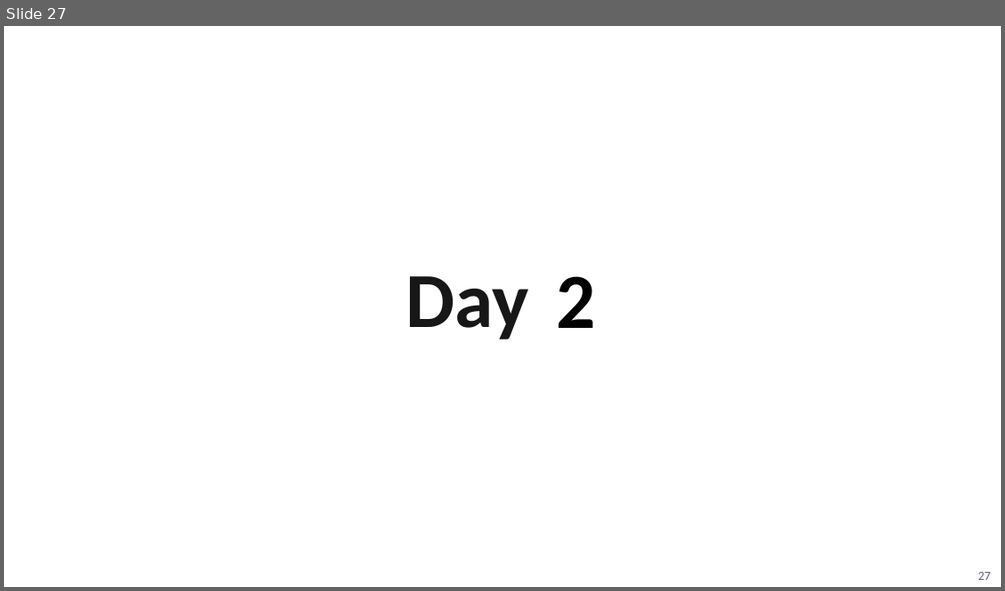
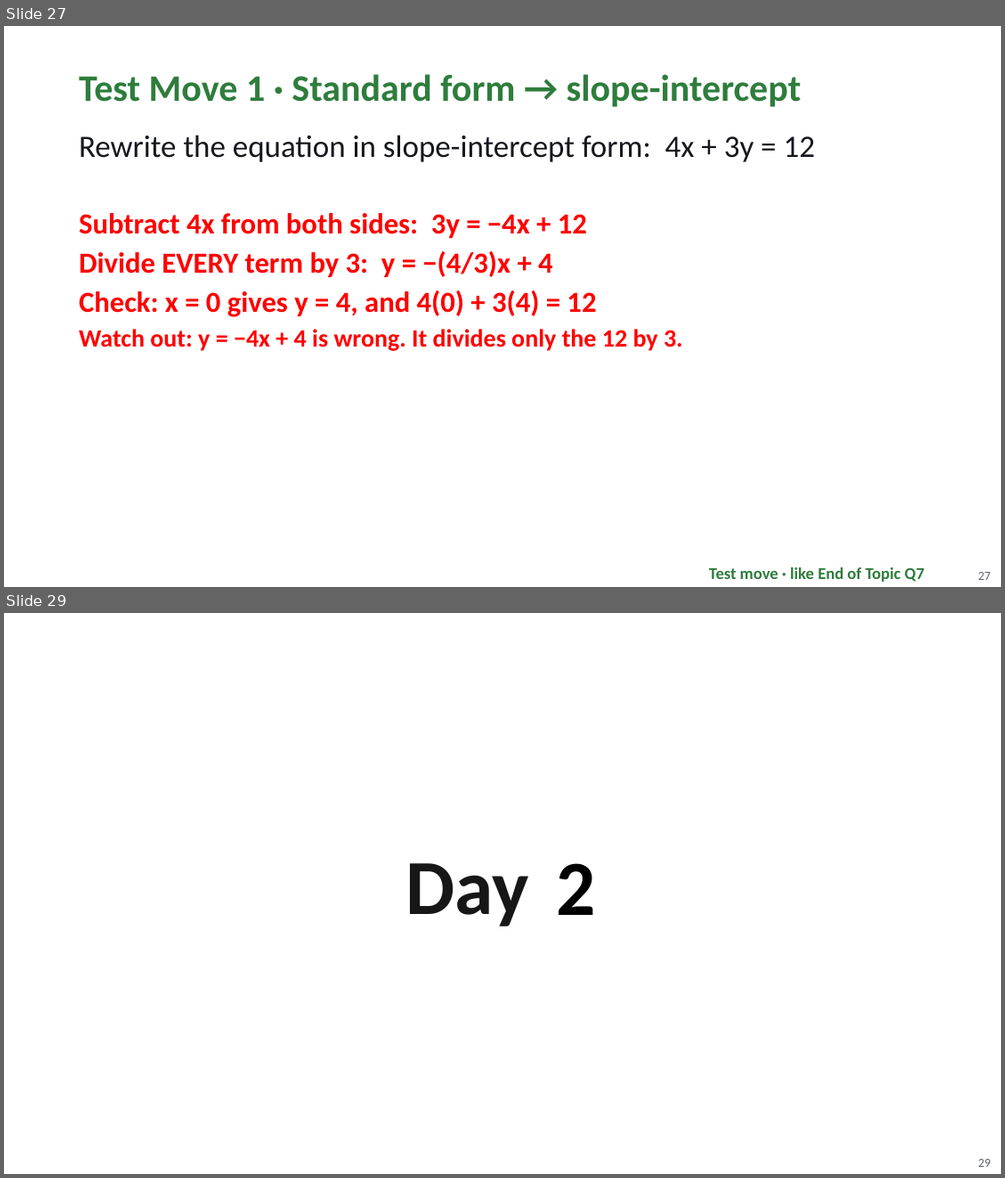
Before and after one commit to Apolloat2022/Algebra1M2U1L4, a slide deck: Module 3 topic 1/BLMathematics_AlgI_M3_T1_L2_LessonSlides_ENG_with_answers.pptx. Shown one above the other, each under a label of ours: slide 27 before the commit, slides 27 and 29 after it; the slides between them are not shown. The pictures are 1005x591 and 1005x1178 pixels, drawn with LibreOffice and Linux fonts; fonts in the diff are those of the drawing; background and template pictures are left out. Boxes give left, top, right and bottom in pixels: in the first picture for what was removed or moved away, otherwise in the second. Text is boxed around its words. In the diff, an @@ line names an element or a change of style, - is before the commit and + after.

```diff
--- a/Module 3 topic 1/BLMathematics_AlgI_M3_T1_L2_LessonSlides_ENG_with_answers.pptx
+++ b/Module 3 topic 1/BLMathematics_AlgI_M3_T1_L2_LessonSlides_ENG_with_answers.pptx
@@ slide 27 added at bbox=[4, 26, 1001, 587], background #FFFFFF @@
@@ text added at bbox=[79, 74, 801, 107], 36 pt, text #2E7D3C, bold @@
+Test Move 1 · Standard form → slope-intercept
@@ text added at bbox=[79, 135, 815, 162], 30 pt, text #16171D @@
+Rewrite the equation in slope-intercept form: 4x + 3y = 12
@@ text added at bbox=[79, 213, 587, 238], 28 pt, text #FF0000, bold @@
+Subtract 4x from both sides: 3y = −4x + 12
@@ text added at bbox=[79, 251, 553, 277], 28 pt, text #FF0000, bold @@
+Divide EVERY term by 3: y = −(4/3)x + 4
@@ text added at bbox=[79, 290, 596, 317], 28 pt, text #FF0000, bold @@
+Check: x = 0 gives y = 4, and 4(0) + 3(4) = 12
@@ text added at bbox=[79, 329, 683, 351], 24 pt, text #FF0000, bold @@
+Watch out: y = −4x + 4 is wrong. It divides only the 12 by 3.
@@ text added at bbox=[709, 567, 924, 581], 16 pt, text #2E7D3C, bold @@
+Test move · like End of Topic Q7
@@ page number added at bbox=[978, 572, 990, 580], 12 pt, text #5F6272 @@
+27
@@ what was slide 27 is now slide 29 @@
@@ page number at bbox=[978, 1159, 990, 1167]: text changed @@
-27
+29
```
Also in this commit, not shown: 2 other slides added, 13 other files.
